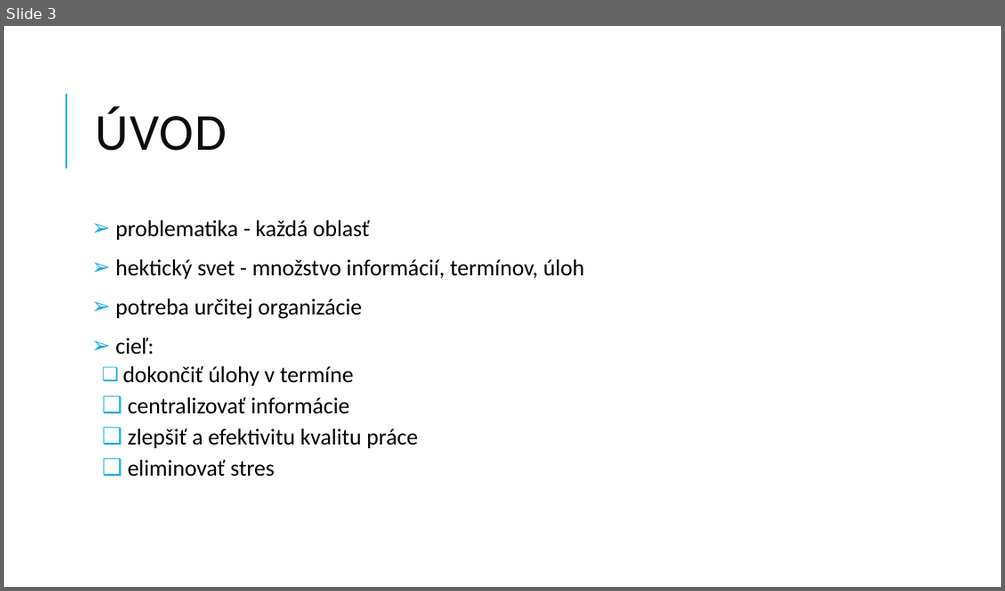
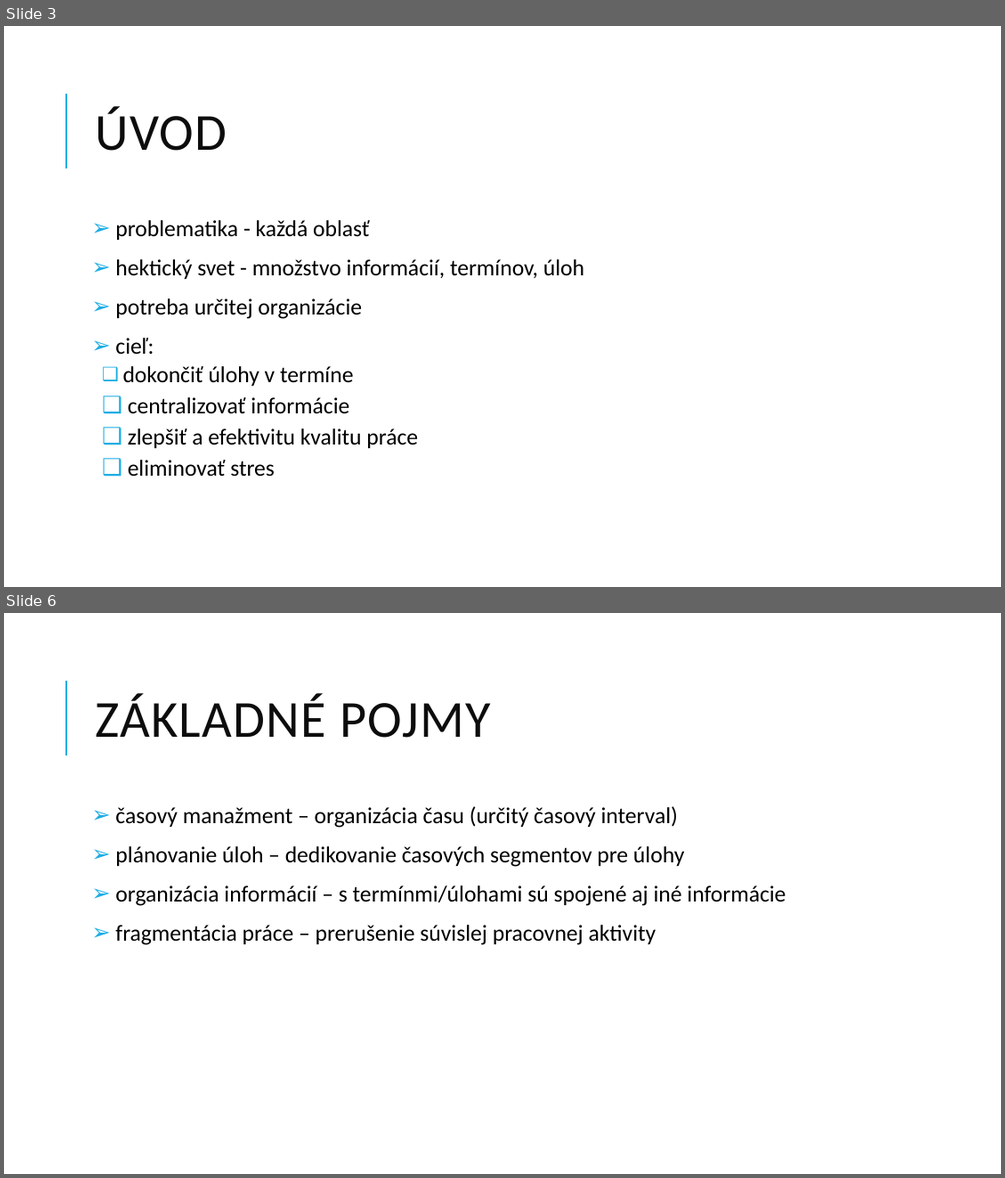
Before and after one commit to Plasmoxy/MIP_clanok, a slide deck: petrik_mip_present.pptx. Shown one above the other, each under a label of ours: slide 3 before the commit, slides 3 and 6 after it; the slides between them are not shown. The pictures are 1005x591 and 1005x1178 pixels, drawn with LibreOffice and Linux fonts; fonts in the diff are those of the drawing. Boxes give left, top, right and bottom in pixels: in the first picture for what was removed or moved away, otherwise in the second. Text is boxed around its words. In the diff, an @@ line names an element or a change of style, - is before the commit and + after.

```diff
--- a/petrik_mip_present.pptx
+++ b/petrik_mip_present.pptx
@@ slide 6 added at (x1=4, y1=613, x2=1001, y2=1174), background #FFFFFF; not listed: 1 template element that a slide beside it also shows @@
@@ title added at (x1=95, y1=694, x2=490, y2=738), 50 pt, text #0D0D0D @@
+ZÁKLADNÉ POJMY
@@ text added at (x1=115, y1=806, x2=785, y2=945), 22 pt, text #000000 @@
+➢ časový manažment – organizácia času (určitý časový interval)
+➢ plánovanie úloh – dedikovanie časových segmentov pre úlohy
+➢ organizácia informácií – s termínmi/úlohami sú spojené aj iné informácie
+➢ fragmentácia práce – prerušenie súvislej pracovnej aktivity
```
Also in this commit, not shown: 1 slide changed, 3 other slides added, 1 other file.
